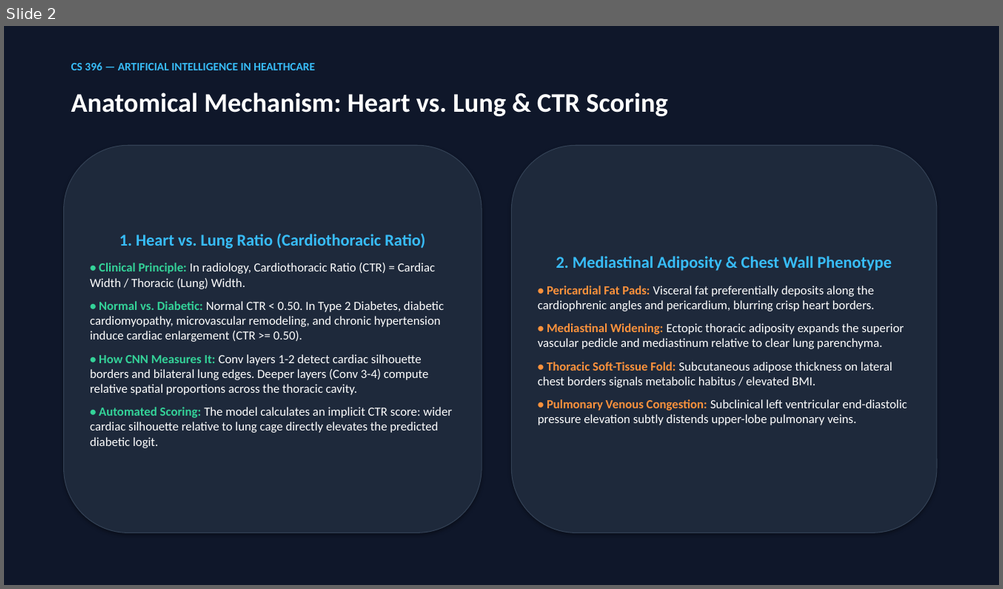
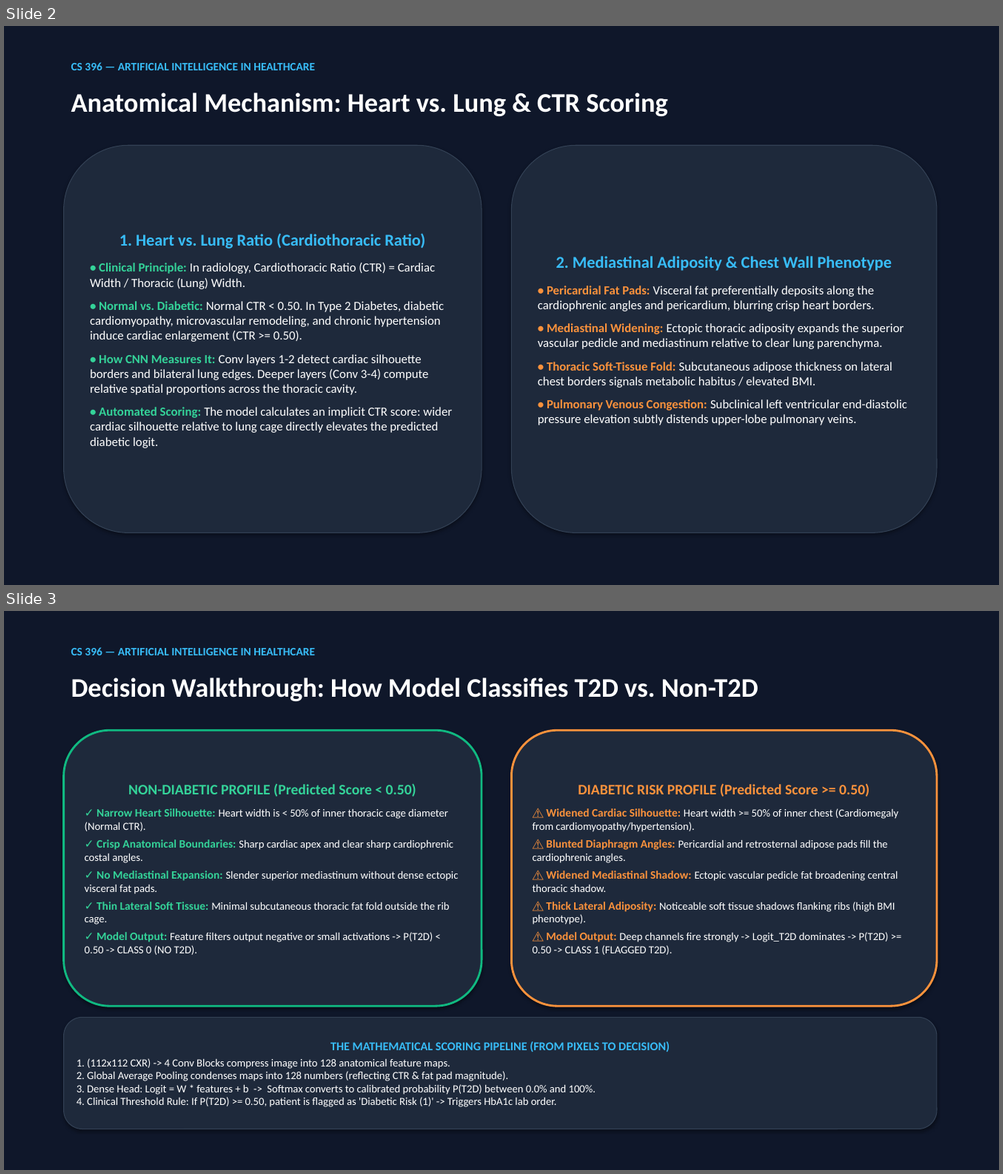
Before and after one commit to UnusualGelo/Oppurtunistic_Detection_of_Type_II_Diabetes, a slide deck: malek_and_angelo/malek/Malek_T2D_CNN_Presentation.pptx. Shown one above the other, each under a label of ours: slide 2 before the commit, slides 2 and 3 after it. The pictures are 1003x589 and 1003x1174 pixels, drawn with LibreOffice and Linux fonts; fonts in the diff are those of the drawing. Boxes give left, top, right and bottom in pixels: in the first picture for what was removed or moved away, otherwise in the second. Text is boxed around its words. In the diff, an @@ line names an element or a change of style, - is before the commit and + after.

Commit message:
feat(multimodal): add two-stage CXR-to-multimodal fusion pipeline with 0.9068 AUROC, confusion matrices, and updated slide deck

```diff
--- a/malek_and_angelo/malek/Malek_T2D_CNN_Presentation.pptx
+++ b/malek_and_angelo/malek/Malek_T2D_CNN_Presentation.pptx
@@ slide 3 added at <box>4,611,999,1170</box>, background #FFFFFF @@
@@ rectangle added at <box>4,611,999,1170</box>, fill #0F172A @@
@@ text added at <box>71,647,315,655</box>, 11 pt, text #38BDF8, bold @@
+CS 396 — ARTIFICIAL INTELLIGENCE IN HEALTHCARE
@@ text added at <box>71,678,758,701</box>, 26 pt, text #FFFFFF, bold @@
+Decision Walkthrough: How Model Classifies T2D vs. Non-T2D
@@ rounded rectangle added at <box>64,730,481,1006</box>, fill #1E293B, outline #10B981 2 pt, 10.5 pt, text #FFFFFF @@
+NON-DIABETIC PROFILE (Predicted Score < 0.50)
+✓ Narrow Heart Silhouette: Heart width is < 50% of inner thoracic cage diameter (Normal CTR).
+✓ Crisp Anatomical Boundaries: Sharp cardiac apex and clear sharp cardiophrenic costal angles.
+✓ No Mediastinal Expansion: Slender superior mediastinum without dense ectopic visceral fat pads.
+✓ Thin Lateral Soft Tissue: Minimal subcutaneous thoracic fat fold outside the rib cage.
+✓ Model Output: Feature filters output negative or small activations -> P(T2D) < 0.50 -> CLASS 0 (NO T2D).
@@ rounded rectangle added at <box>512,730,936,1006</box>, fill #1E293B, outline #FB923C 2 pt, 10.5 pt, text #FFFFFF @@
+DIABETIC RISK PROFILE (Predicted Score >= 0.50)
+⚠ Widened Cardiac Silhouette: Heart width >= 50% of inner chest (Cardiomegaly from cardiomyopathy/hypertension).
+⚠ Blunted Diaphragm Angles: Pericardial and retrosternal adipose pads fill the cardiophrenic angles.
+⚠ Widened Mediastinal Shadow: Ectopic vascular pedicle fat broadening central thoracic shadow.
+⚠ Thick Lateral Adiposity: Noticeable soft tissue shadows flanking ribs (high BMI phenotype).
+⚠ Model Output: Deep channels fire strongly -> Logit_T2D dominates -> P(T2D) >= 0.50 -> CLASS 1 (FLAGGED T2D).
@@ rounded rectangle added at <box>64,1017,936,1130</box>, fill #1E293B, outline #334155 0.75 pt, 10.5 pt, text #FFFFFF @@
+THE MATHEMATICAL SCORING PIPELINE (FROM PIXELS TO DECISION)
+1. (112x112 CXR) -> 4 Conv Blocks compress image into 128 anatomical feature maps.
+2. Global Average Pooling condenses maps into 128 numbers (reflecting CTR & fat pad magnitude).
+3. Dense Head: Logit = W * features + b -> Softmax converts to calibrated probability P(T2D) between 0.0% and 100%.
+4. Clinical Threshold Rule: If P(T2D) >= 0.50, patient is flagged as 'Diabetic Risk (1)' -> Triggers HbA1c lab order.
```
Also in this commit, not shown: 1 slide changed, 1 other slide added, 1 slide removed, 7 other files.
